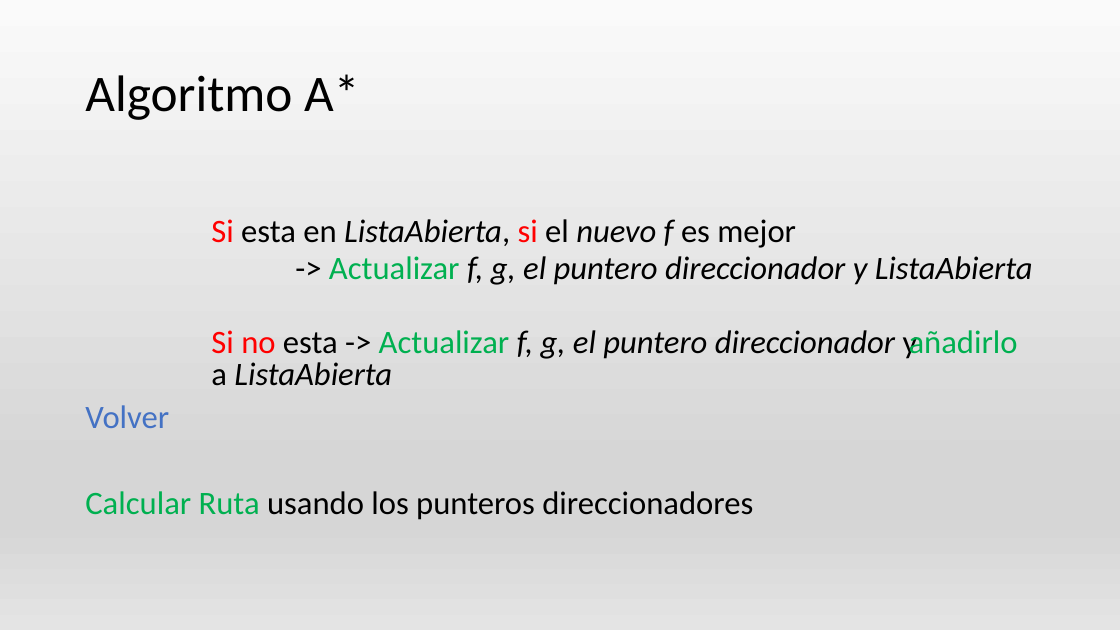
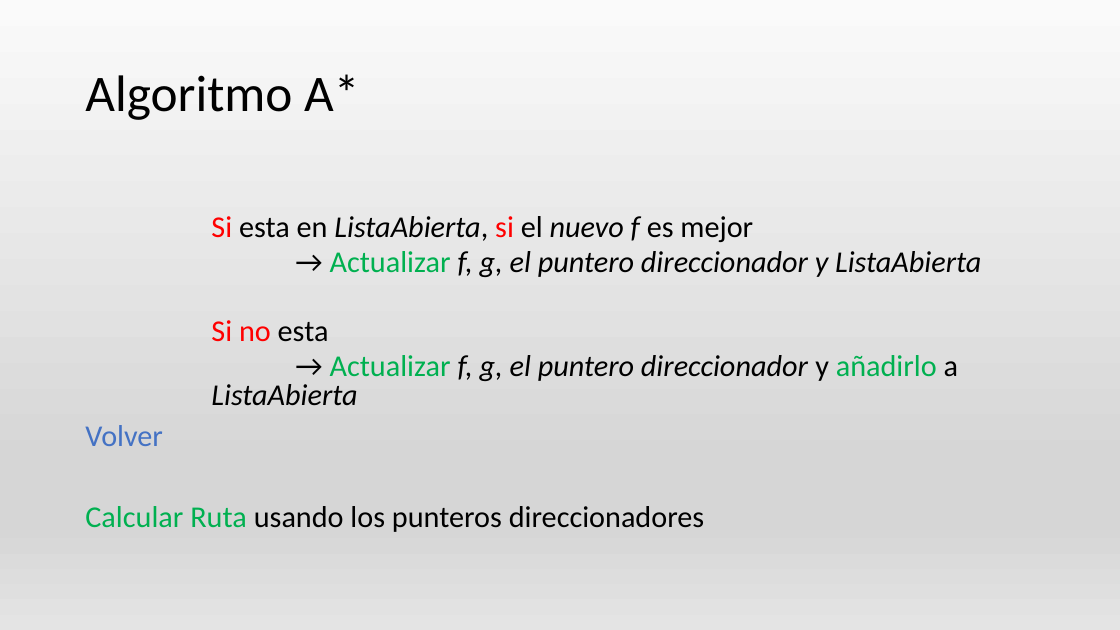
Before and after one commit to AGarciaCast/MetroJapon, a slide deck: slide 8 of PresentacionMetro.pptx (slide 7 before the commit). Drawn at 1120x630 pixels with LibreOffice and Linux fonts; fonts in the diff are those of the drawing. Boxes give left, top, right and bottom in pixels: in the first picture for what was removed or moved away, otherwise in the second. Text is boxed around its words. In the diff, an @@ line names an element or a change of style, - is before the commit and + after.

Commit message:
mejora

```diff
--- a/PresentacionMetro.pptx
+++ b/PresentacionMetro.pptx
@@ text at (85,216,753,532): size 28 to 25.9 pt in "Si esta en ListaAbierta, si el nuevo ...", "Volver", "Calcular Ruta usando los punteros direccionadores" @@
@@ text at (211,251,981,406): text changed; size 28 to 25.9 pt @@
-      -> Actualizar f, g, el puntero direccionador y ListaAbierta
-      Si no esta -> Actualizar f, g, el puntero direccionador y añadirlo a ListaAbierta
+      → Actualizar f, g, el puntero direccionador y ListaAbierta
+      Si no esta
+      → Actualizar f, g, el puntero direccionador y añadirlo a ListaAbierta
```
Also in this commit, not shown: 3 other slides changed, 2 slides added, 1 slide removed.
